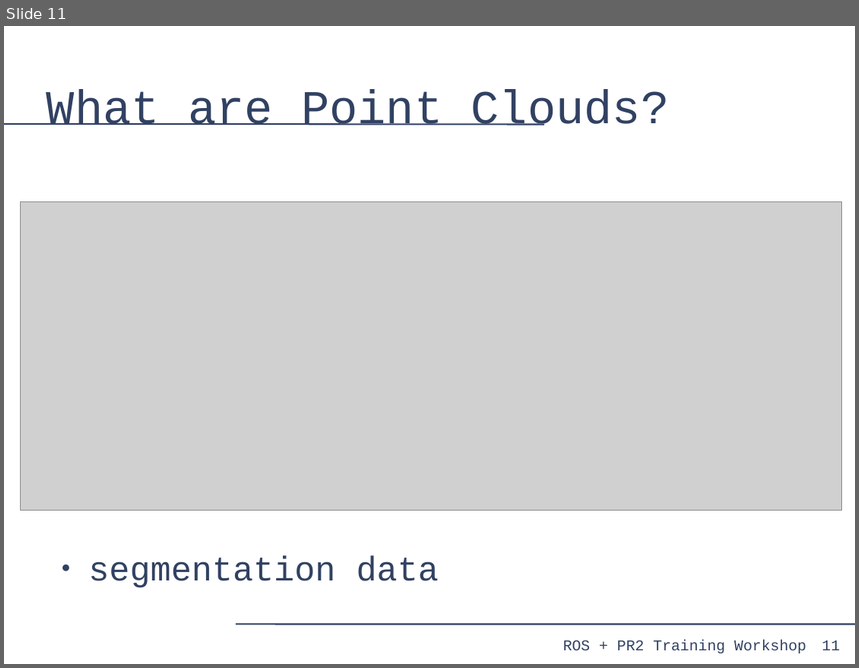
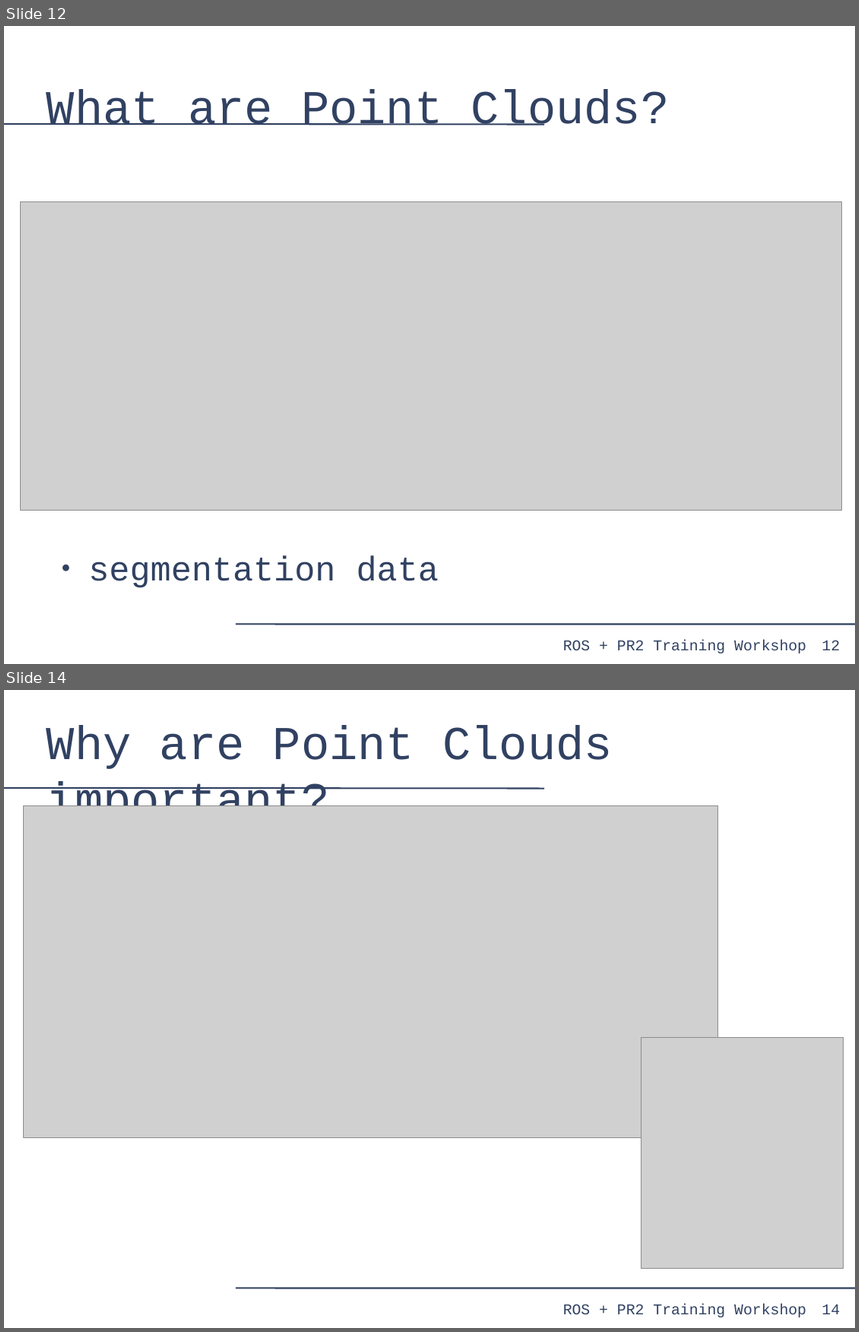
Before and after one commit to PR2/pr2_docs, a slide deck: pr2_training_workshop/processing_laser_data/slides.odp. Shown one above the other, each under a label of ours: slide 11 before the commit, slides 12 and 14 after it; the slides between them are not shown. The pictures are 859x668 and 859x1332 pixels, drawn with LibreOffice and Linux fonts; fonts in the diff are those of the drawing; grey boxes stand for pictures. Boxes give left, top, right and bottom in pixels: in the first picture for what was removed or moved away, otherwise in the second. Text is boxed around its words. In the diff, an @@ line names an element or a change of style, - is before the commit and + after.

```diff
--- a/pr2_training_workshop/processing_laser_data/slides.odp
+++ b/pr2_training_workshop/processing_laser_data/slides.odp
@@ slide 14 added at [4,690,855,1328], background #FFFFFF; not listed: 4 template elements that a slide beside it also shows @@
@@ title added at [47,726,612,806], 44 pt, text #314162 @@
+Why are Point Clouds important?
@@ picture added at [23,806,718,1138] @@
@@ picture added at [641,1037,844,1269] @@
@@ what was slide 11 is now slide 12 @@
@@ page number at [822,641,840,651]: text changed @@
-11
+12
```
Also in this commit, not shown: 6 slides changed, 19 other slides added.
